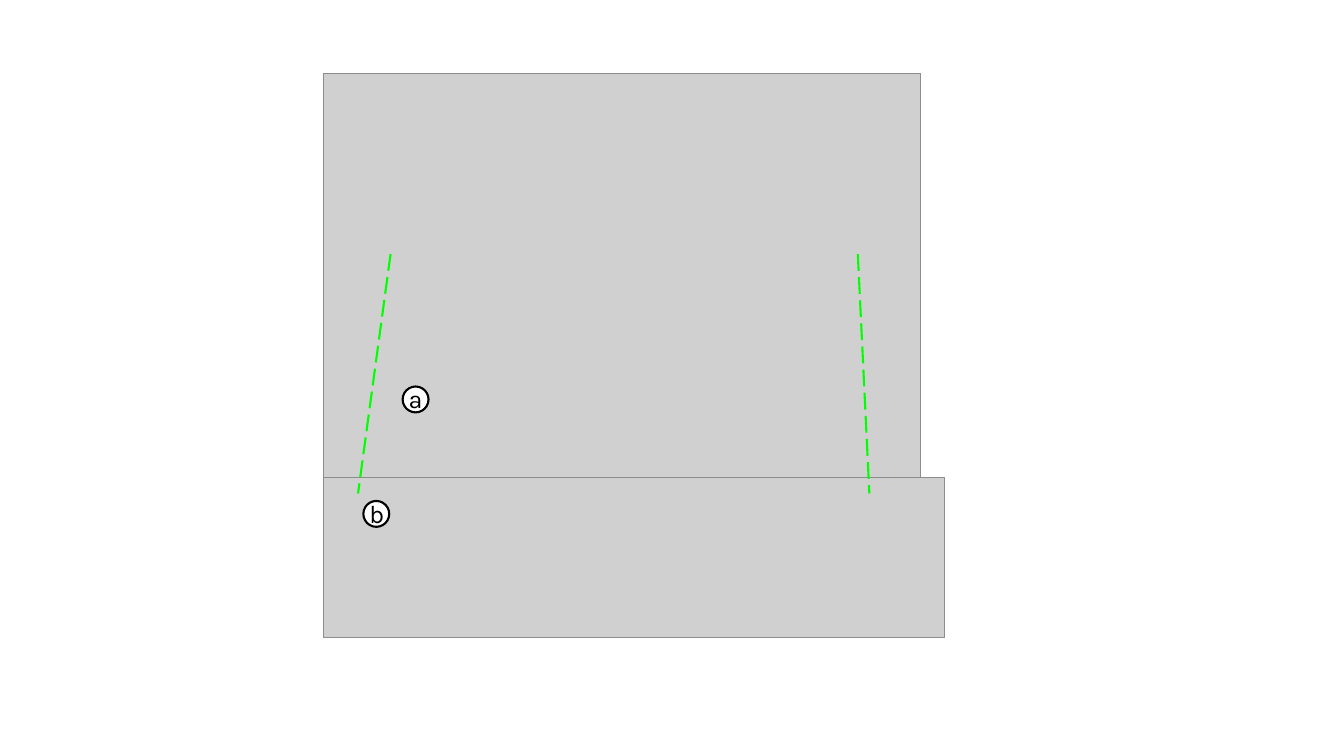
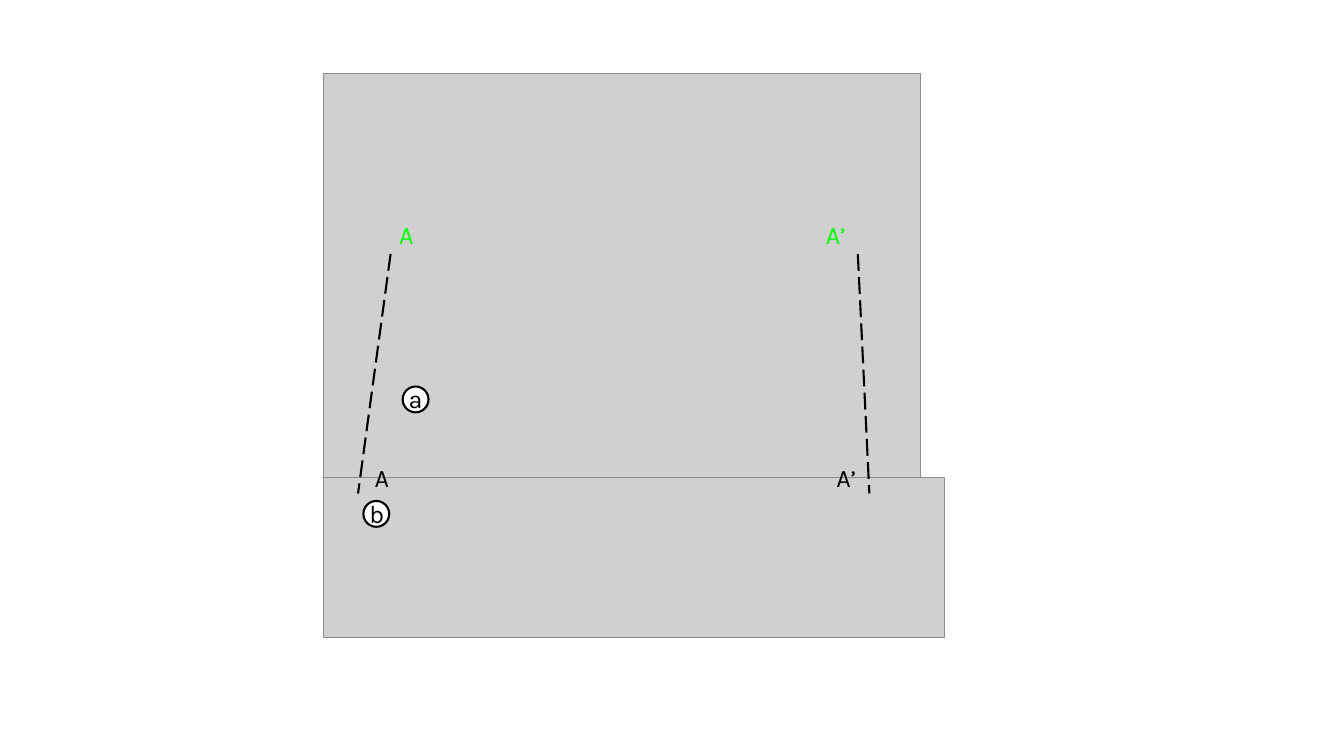
Before and after one commit to roderickperez/seismicWaveformClassification, a slide deck: slide 7 of seismicWaveformClassificationImages.pptx. Drawn at 1344x756 pixels with LibreOffice and Linux fonts; fonts in the diff are those of the drawing; grey boxes stand for pictures. Boxes give left, top, right and bottom in pixels: in the first picture for what was removed or moved away, otherwise in the second. Text is boxed around its words. In the diff, an @@ line names an element or a change of style, - is before the commit and + after.

```diff
--- a/seismicWaveformClassificationImages.pptx
+++ b/seismicWaveformClassificationImages.pptx
@@ rectangle added at (x1=324, y1=74, x2=945, y2=637), fill #FFFFFF, outline #FFFFFF 1.5 pt @@
@@ text added at (x1=399, y1=228, x2=413, y2=244), 18 pt, text #00FF00 @@
+A
@@ text added at (x1=826, y1=228, x2=846, y2=244), 18 pt, text #00FF00 @@
+A’
@@ line (391, 254) - (358, 494): stroke #00FF00 1.5 pt dashed to #000000 1.5 pt dashed @@
@@ line (858, 254) - (869, 494): stroke #00FF00 1.5 pt dashed to #000000 1.5 pt dashed @@
@@ text added at (x1=375, y1=471, x2=389, y2=487), 18 pt, text #000000 @@
+A
@@ text added at (x1=836, y1=471, x2=856, y2=487), 18 pt, text #000000 @@
+A’
```
Also in this commit, not shown: 6 other slides changed, 2 other files.
